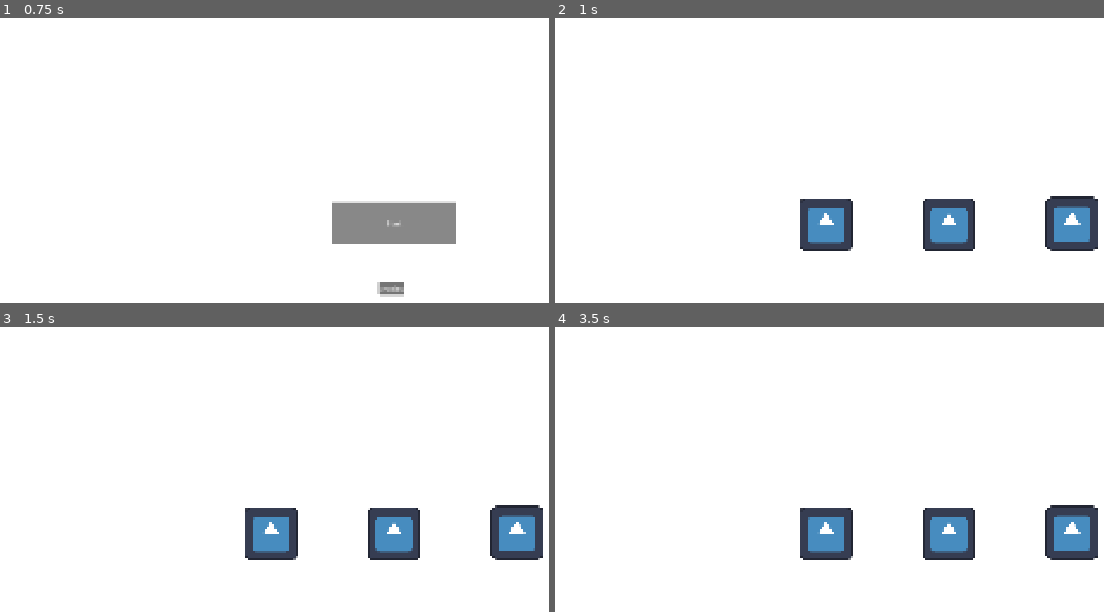
Above: before the commit, frames 1-4 (two rows, left to right).
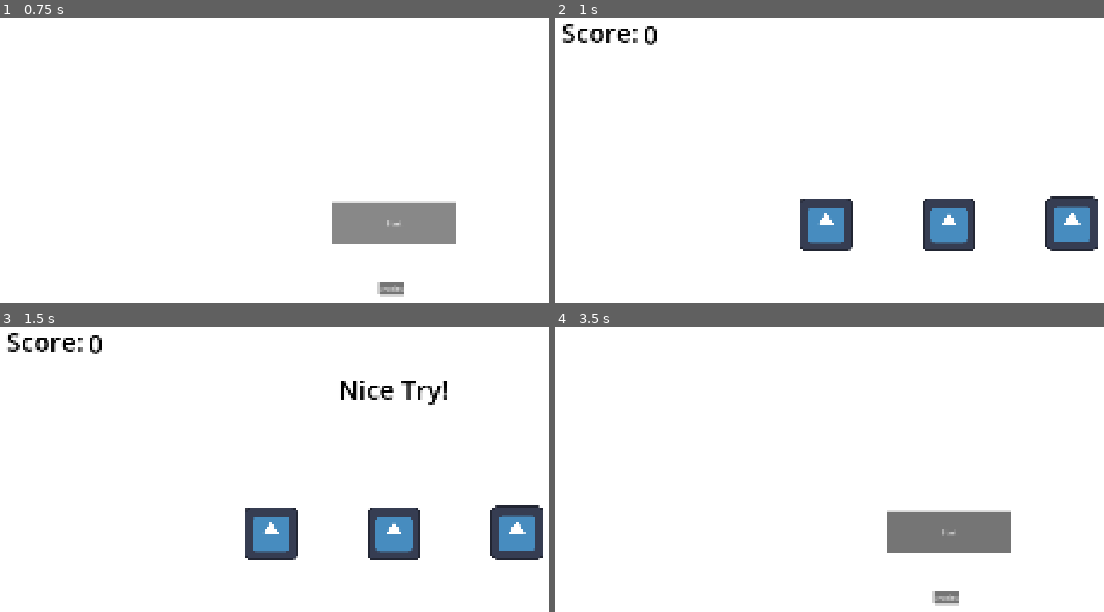
Above: after the commit, the same moments.

Repository: augustgrantham/gamejam2026
Game: Godot game, scene res://mainmenu.tscn
Two runs of this game, one before a commit and one after it. Both use one fixed random seed, a clock stepped at 60 frames per second and the inputs below. The engine's default icon, where the game draws it, is replaced by a stand-in: a white triangle on a blue panel in a dark square.
Inputs (mouse positions are in pixels of both pictures, inside the frame that each line leads up to):
- Up to frame 1 (0.75 s): click "Start" at 0.5 s
- Up to frame 2 (1 s): no input
- Up to frame 3 (1.5 s): tap Enter at 1.25 s; move the mouse to (269, 532) at 1.27 s; click (269, 532) at 1.42 s
- Up to frame 4 (3.5 s): tap Space at 2 s; move the mouse to (950, 532) at 2.02 s; click (950, 532) at 2.17 s; tap Enter at 2.75 s; move the mouse to (1071, 532) at 2.77 s; click (1071, 532) at 2.92 s

Frame 1 is identical in both runs. In frame 2, 0.5% of the frame differs, in the area x 1-19%, y 2-10%; in frame 3, 1.2%; in frame 4, 7.4%, in the area x 44-99%, y 62-98%.

Commit message:
Add basic gameloop function

Diff:
--- a/where's-schrodinger's-cat-/game.gd
+++ b/where's-schrodinger's-cat-/game.gd
@@ -2,17 +2,20 @@
 
 var box_scene = preload("res://Box.tscn")
 var points = 0
-var boxWithCat = randi_range(1,3)
+var boxWithCat = 0
+@onready var winStatuslabel = $CanvasLayer/winLabel
+@onready var scoreLabel = $CanvasLayer/scoreLabel
 # Called when the node enters the scene tree for the first time.
 func _ready() -> void:
+	startRound()
 
-
-	print(boxWithCat)
 # Called every frame. 'delta' is the elapsed time since the previous frame.
 func _process(delta: float) -> void:
 	pass
 
-
+func startRound():
+	boxWithCat = randi_range(1,3)
+	print(boxWithCat)
 func _on_box_1_box_clicked(id: Variant) -> void:
 	boxClicked(1)
 
@@ -24,6 +27,15 @@
 
 func boxClicked(id):
 	if (id == boxWithCat):
+		winStatuslabel.text = "Nice Job!"
+		points += 1
+		scoreLabel.text = str(points)
 		print("yipee!!")
+		await get_tree().create_timer(2.0).timeout
+		winStatuslabel.text = ""
+		startRound()
 	else:
+		winStatuslabel.text = "Nice Try!"
+		await get_tree().create_timer(2.0).timeout
 		print("you lost dummy")
+		get_tree().change_scene_to_file("res://mainmenu.tscn")
--- a/where's-schrodinger's-cat-/game.tscn
+++ b/where's-schrodinger's-cat-/game.tscn
@@ -3,8 +3,46 @@
 [ext_resource type="Script" uid="uid://b6me3uidsimna" path="res://game.gd" id="1_80nbo"]
 [ext_resource type="PackedScene" uid="uid://ckyqmofd2gq6h" path="res://box.tscn" id="2_e2o6t"]
 
+[sub_resource type="LabelSettings" id="LabelSettings_e2o6t"]
+font_size = 63
+font_color = Color(0, 0, 0, 1)
+
 [node name="Node2D" type="Node2D" unique_id=1786731713]
 script = ExtResource("1_80nbo")
+
+[node name="CanvasLayer" type="CanvasLayer" parent="." unique_id=1825026381]
+layer = 3
+follow_viewport_enabled = true
+
+[node name="scoreText" type="Label" parent="CanvasLayer" unique_id=2034230578]
+z_index = 2
+offset_left = -930.0
+offset_top = -506.0
+offset_right = -871.0
+offset_bottom = -447.0
+text = "Score:
+"
+label_settings = SubResource("LabelSettings_e2o6t")
+horizontal_alignment = 1
+
+[node name="scoreLabel" type="Label" parent="CanvasLayer" unique_id=1779332654]
+z_index = 2
+offset_left = -734.0
+offset_top = -501.0
+offset_right = -549.0
+offset_bottom = -324.0
+text = "0
+"
+label_settings = SubResource("LabelSettings_e2o6t")
+
+[node name="winLabel" type="Label" parent="CanvasLayer" unique_id=273359666]
+z_index = 2
+offset_left = -147.0
+offset_top = -391.0
+offset_right = 145.0
+offset_bottom = -214.0
+label_settings = SubResource("LabelSettings_e2o6t")
+horizontal_alignment = 1
 
 [node name="Camera2D" type="Camera2D" parent="." unique_id=1734760689]
 
